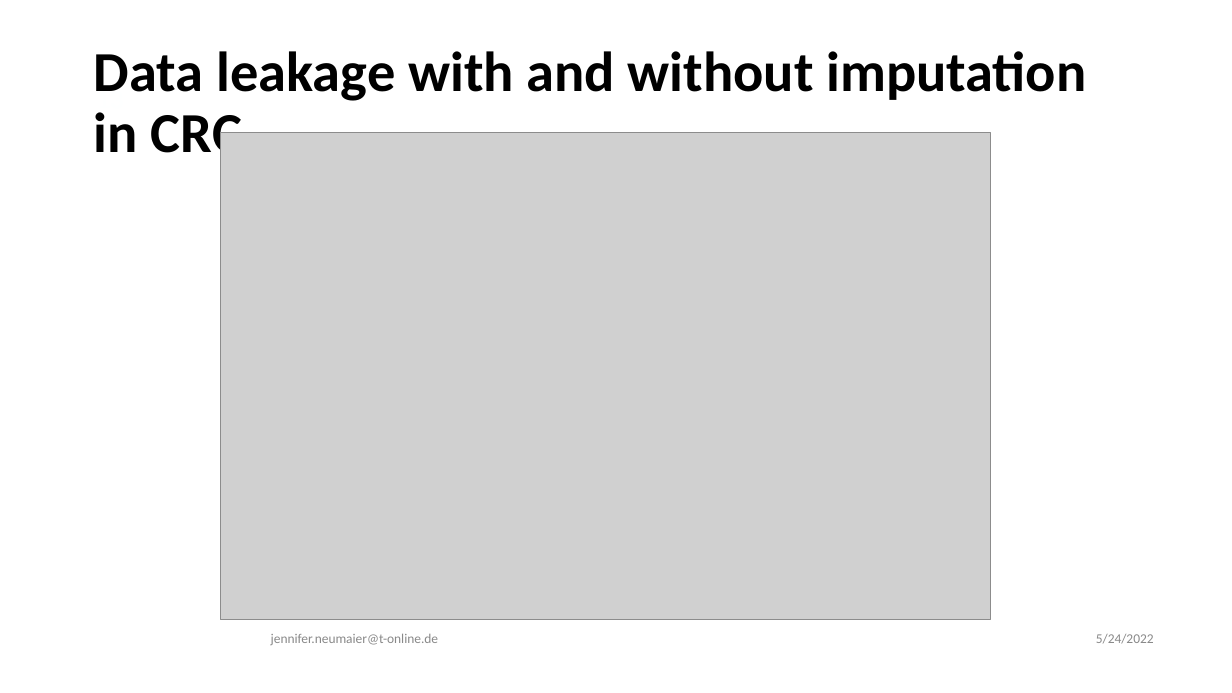
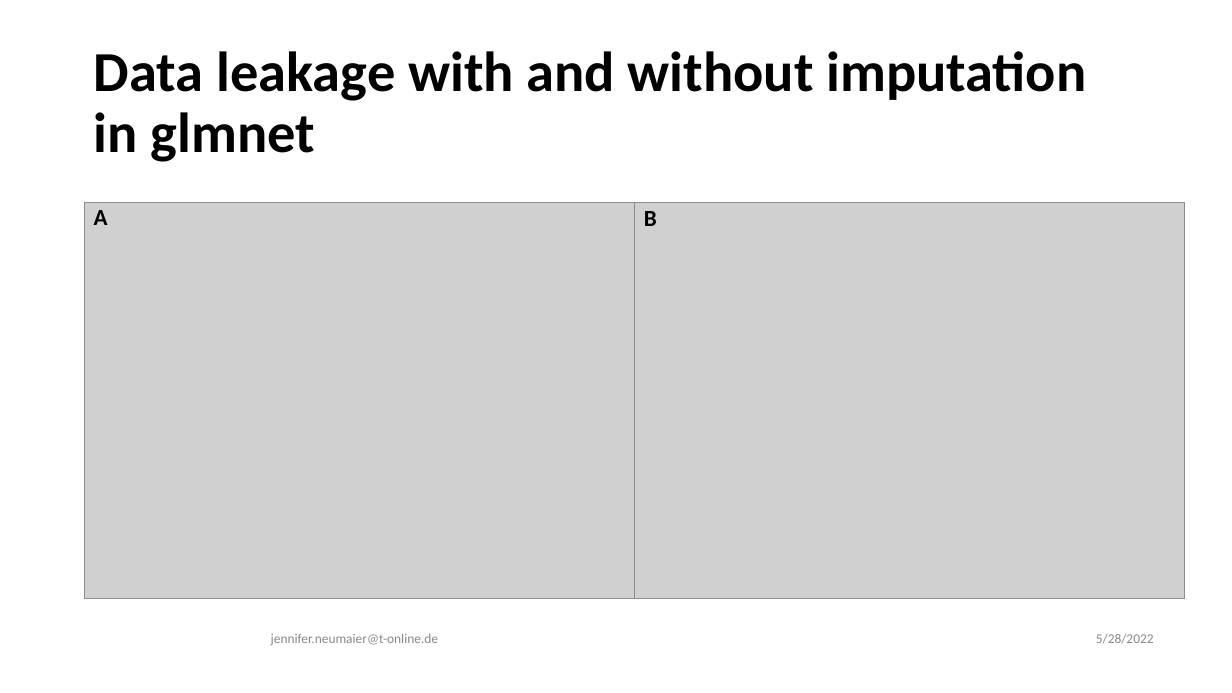
Before and after one commit to JenniferNeumaier/ml_coda, a slide deck: slide 11 of doc/Results for Master Thesis.odp (slide 13 before the commit). Drawn at 1232x693 pixels with LibreOffice and Linux fonts; fonts in the diff are those of the drawing; grey boxes stand for pictures. Boxes give left, top, right and bottom in pixels: in the first picture for what was removed or moved away, otherwise in the second. Text is boxed around its words. In the diff, an @@ line names an element or a change of style, - is before the commit and + after.

```diff
--- a/doc/Results for Master Thesis.odp
+++ b/doc/Results for Master Thesis.odp
@@ title at (x1=94, y1=51, x2=1086, y2=162): text changed @@
-Data leakage with and without imputation in CRC
+Data leakage with and without imputation in glmnet
@@ picture resized from (x1=221, y1=133, x2=991, y2=620) to (x1=85, y1=202, x2=635, y2=599) @@
@@ picture added at (x1=635, y1=202, x2=1185, y2=599) @@
@@ text added at (x1=94, y1=210, x2=108, y2=225), 18 pt, text #000000, bold @@
+A
@@ text added at (x1=644, y1=211, x2=657, y2=226), 18 pt, text #000000, bold @@
+B
@@ text at (x1=1096, y1=634, x2=1154, y2=644): text changed @@
-5/24/2022
+5/28/2022
```
Also in this commit, not shown: 5 other slides changed, 7 other files.
